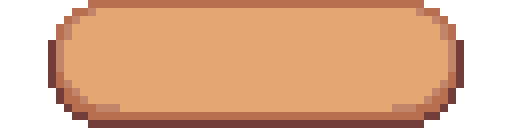
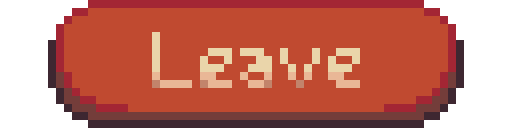
Layered file, before and after one edit (w=512, h=128). Changes by layer:
added layer "Layer 8 copy 3" above "Layer 8 copy" over [48, 0, 464, 128]
